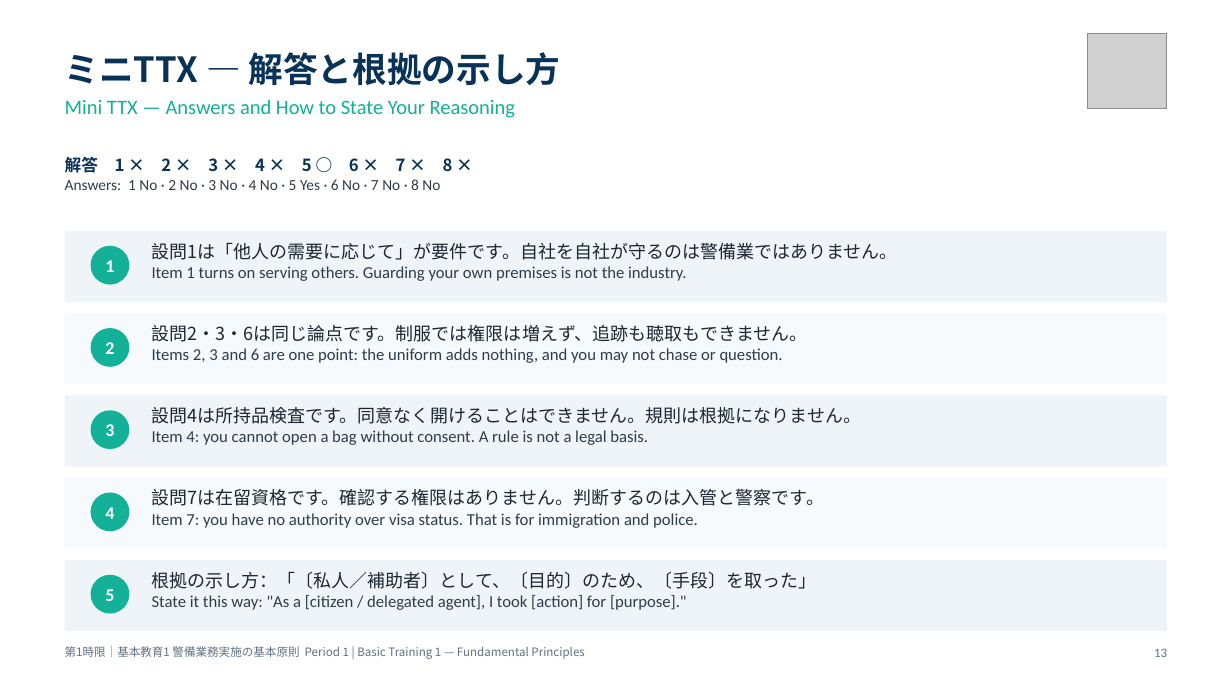
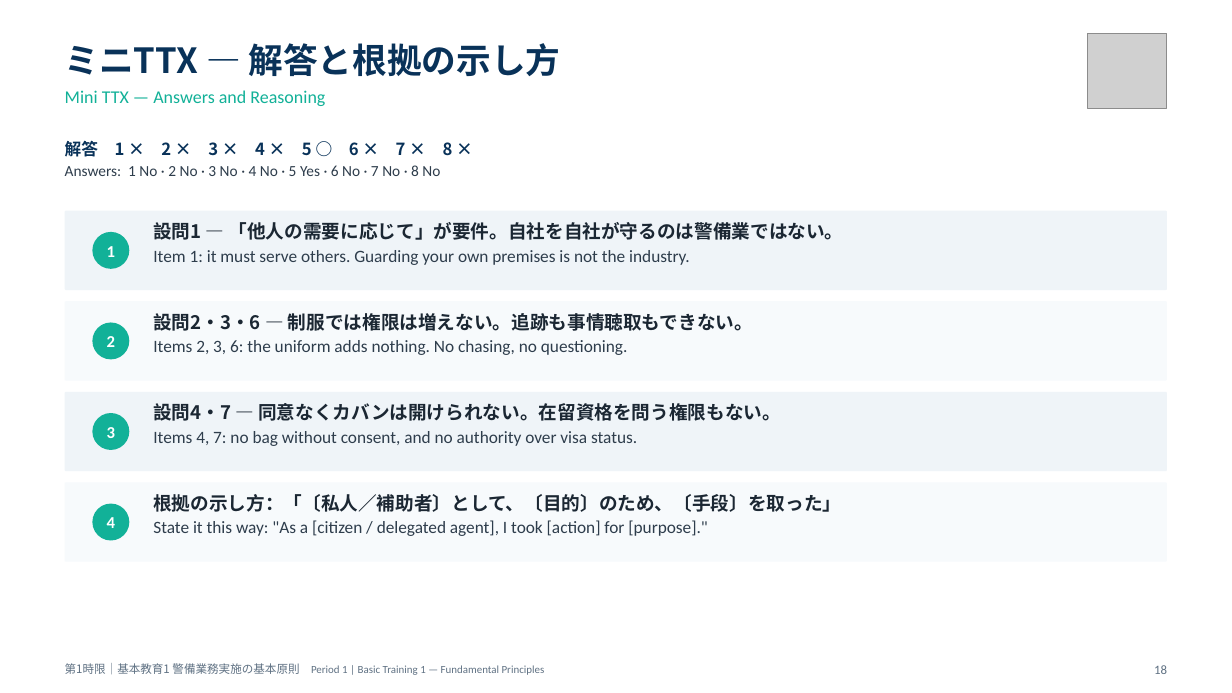
Before and after one commit to hrsmhiroshi-cpu/Training-, a slide deck: slide 18 of 新任講習/out/01_1限_警備業務実施の基本原則.pptx (slide 13 before the commit). Drawn at 1232x693 pixels with LibreOffice and Linux fonts; fonts in the diff are those of the drawing; grey boxes stand for pictures. Boxes give left, top, right and bottom in pixels: in the first picture for what was removed or moved away, otherwise in the second. Text is boxed around its words. In the diff, an @@ line names an element or a change of style, - is before the commit and + after.

```diff
--- a/新任講習/out/01_1限_警備業務実施の基本原則.pptx
+++ b/新任講習/out/01_1限_警備業務実施の基本原則.pptx
@@ text "ミニTTX ― 解答と根拠の示し方": place and size @@
-text "ミニTTX ― 解答と根拠の示し方" at [65,52,561,118]
+text "ミニTTX ― 解答と根拠の示し方" at [65,43,561,106]
@@ text at [65,90,325,106]: text changed; size 16 to 14 pt @@
-Mini TTX — Answers and How to State Your Reasoning
+Mini TTX — Answers and Reasoning
@@ text "解答 1 × 2 × ...": place and size @@
-text "解答 1 × 2 × ..." at [65,157,453,190]
+text "解答 1 × 2 × ..." at [65,141,453,176]
@@ text at [65,165,440,176]: more space between paragraphs @@
@@ rounded rectangle: place and size @@
-rounded rectangle at [65,231,1167,302]
+rounded rectangle at [65,211,1167,290]
@@ size 14 to 13 pt in 4 elements at [92,413,129,450], [92,323,129,360], [92,504,129,541], [92,232,129,269] @@
@@ ellipse "1": place and size @@
-ellipse "1" at [91,246,129,285]
+ellipse "1" at [92,232,129,269]
@@ text at [153,222,844,265]: text changed; size 13 to 13.5 pt @@
-設問1は「他人の需要に応じて」が要件です。自社を自社が守るのは警備業ではありません。
-Item 1 turns on serving others. Guarding your own premises is not the industry.
+設問1 ― 「他人の需要に応じて」が要件。自社を自社が守るのは警備業ではない。
+Item 1: it must serve others. Guarding your own premises is not the industry.
@@ rounded rectangle: place and size @@
-rounded rectangle at [65,313,1167,384]
+rounded rectangle at [65,301,1167,381]
@@ ellipse "2": place and size @@
-ellipse "2" at [91,328,129,367]
+ellipse "2" at [92,323,129,360]
@@ text at [153,313,753,355]: text changed; size 13 to 13.5 pt @@
-設問2・3・6は同じ論点です。制服では権限は増えず、追跡も聴取もできません。
-Items 2, 3 and 6 are one point: the uniform adds nothing, and you may not chase or question.
+設問2・3・6 ― 制服では権限は増えない。追跡も事情聴取もできない。
+Items 2, 3, 6: the uniform adds nothing. No chasing, no questioning.
@@ rounded rectangle: place and size @@
-rounded rectangle at [65,396,1167,467]
+rounded rectangle at [65,392,1167,471]
@@ text at [153,403,781,446]: text changed; size 13 to 13.5 pt @@
-設問4は所持品検査です。同意なく開けることはできません。規則は根拠になりません。
-Item 4: you cannot open a bag without consent. A rule is not a legal basis.
+設問4・7 ― 同意なくカバンは開けられない。在留資格を問う権限もない。
+Items 4, 7: no bag without consent, and no authority over visa status.
@@ rounded rectangle: place and size @@
-rounded rectangle at [65,478,1167,549]
+rounded rectangle at [65,482,1167,562]
@@ ellipse "4": place and size @@
-ellipse "4" at [91,493,129,531]
+ellipse "4" at [92,504,129,541]
@@ text removed at [152,489,824,528] @@
-設問7は在留資格です。確認する権限はありません。判断するのは入管と警察です。
-Item 7: you have no authority over visa status. That is for immigration and police.
@@ text "根拠の示し方：「〔私人／補助者〕として、〔目的〕のため、〔手段〕を取った」": place and size @@
-text "根拠の示し方：「〔私人／補助者〕として、〔目的〕のため、〔手段〕を取った」" at [152,571,817,610]
+text "根拠の示し方：「〔私人／補助者〕として、〔目的〕のため、〔手段〕を取った」" at [153,494,841,536]
@@ text "根拠の示し方：「〔私人／補助者〕として、〔目的〕のため、〔手段〕を取った」" at [153,494,841,536]: size 14 to 14.5 pt, bold on in "根拠の示し方：「〔私人／補助者〕として、〔目的〕のため、〔手段〕を取った」"; size 13 to 13.5 pt in "State it this way: "As a [citizen ..."; more space between paragraphs @@
@@ rounded rectangle removed at [65,560,1167,631] @@
@@ ellipse removed at [91,575,129,614] @@
-5
@@ text removed at [1154,649,1167,657] @@
-13
@@ text "第1時限｜基本教育1 警備業務実施の基本原則 Period 1 | ...": place and size @@
-text "第1時限｜基本教育1 警備業務実施の基本原則 Period 1 | ..." at [65,646,584,659]
+text "第1時限｜基本教育1 警備業務実施の基本原則 Period 1 | ..." at [65,663,545,675]
@@ text "第1時限｜基本教育1 警備業務実施の基本原則 Period 1 | ..." at [65,663,545,675]: size 9 to 8.5 pt, font Noto Sans CJK JP to Calibri in "Period 1 | Basic Training 1 — ..." @@
@@ text added at [1154,665,1167,674], 10 pt, text #5F7183 @@
+18
```
Also in this commit, not shown: 17 other slides changed, 7 slides added, 2 other files.
